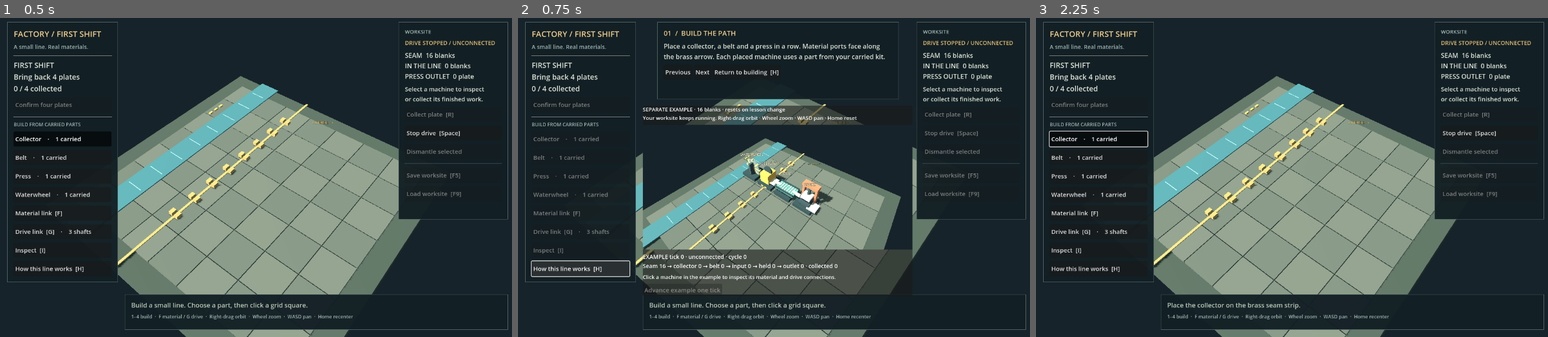
Above: before the commit, frames 1-3 (left to right).
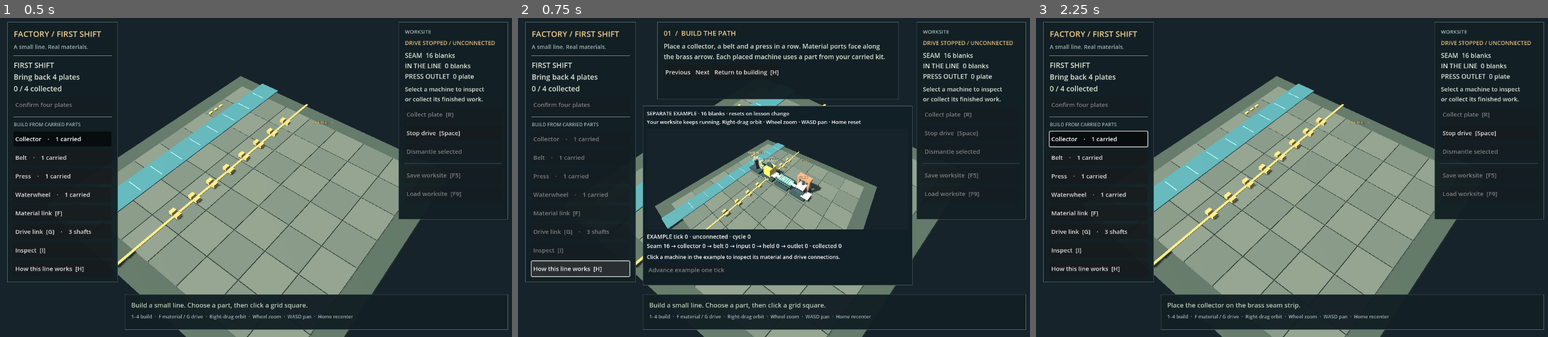
Above: after the commit, the same moments.

Repository: dan-garvey/factory_project
Game: Godot game, scene res://opening/opening.tscn
Same seed, same stepped clock (60 frames per second), same inputs: the game is played once before the commit and once after it. This scene is started directly instead of the project's main scene.
Inputs:
- Up to frame 1 (0.5 s): no input
- Up to frame 2 (0.75 s): click "How this line works [H]" at 0.5 s
- Up to frame 3 (2.25 s): click "Return to building [H]" at 1.25 s; click "Collector · 1 carried" at 2 s

Frame 1 is identical in both runs. In frame 2, 16% of the frame differs, in the area x 24-78%, y 27-87%; in frame 3, nothing differs.

Commit message:
prototype: clarify example inspection and retain live worksite time
Give the separate example an opaque panel and show actual material/drive connections plus held/output phase when inspecting a machine. Stop its viewport rendering while hidden. Strengthen the consumer to build a real player line after returning, then prove the ordinary live clock transfers player material with Help open; keep the earlier frozen empty-site isolation proof.

Initial32d6845 actual rendered checks and fresh smoke passed in31.417s with retained images/state/hash evidence. Source/staged tooling83 pass for this refinement; new actual validation and independent review precede integration.

Diff:
--- a/experiments/engine-environment/godot/opening/example_presenter.gd
+++ b/experiments/engine-environment/godot/opening/example_presenter.gd
@@ -19,6 +19,12 @@
 var transitions: Array = []
 
 func _ready() -> void:
+	var style := StyleBoxFlat.new()
+	style.bg_color = Color("111f26")
+	style.border_color = Color("536565")
+	style.set_border_width_all(1)
+	style.set_content_margin_all(10)
+	add_theme_stylebox_override("panel", style)
 	var column := VBoxContainer.new()
 	column.add_theme_constant_override("separation", 8)
 	add_child(column)
@@ -27,12 +33,12 @@
 	heading.add_theme_font_size_override("font_size", 13)
 	column.add_child(heading)
 	surface = SubViewportContainer.new()
-	surface.custom_minimum_size = Vector2(650, 310)
+	surface.custom_minimum_size = Vector2(650, 250)
 	surface.stretch = true
 	surface.mouse_filter = Control.MOUSE_FILTER_IGNORE
 	column.add_child(surface)
 	viewport = SubViewport.new()
-	viewport.size = Vector2i(650, 310)
+	viewport.size = Vector2i(650, 250)
 	viewport.own_world_3d = true
 	viewport.handle_input_locally = false
 	viewport.gui_disable_input = true
@@ -120,7 +126,15 @@
 	inspect_label.text = "Click a machine in the example to inspect its material and drive connections."
 	if state.entities.has(inspected):
 		var kind: String = state.entities[inspected].kind
-		inspect_label.text = "EXAMPLE %s · square %s" % [world.NAMES[kind], str(state.entities[inspected].cell)]
+		var material_links := 0
+		var drive_links := 0
+		for pair in state.links:
+			if inspected in pair:
+				material_links += 1
+		for pair in state.drive_links:
+			if inspected in pair:
+				drive_links += 1
+		inspect_label.text = "EXAMPLE %s · %d material / %d drive connections" % [world.NAMES[kind], material_links, drive_links]
 		if kind == "processor":
 			inspect_label.text += " · %d input / %d held / %d ready · %d ticks left" % [stock.input, stock.held, stock.output, state.remaining]
 	step_button.disabled = lesson < 1
--- a/experiments/engine-environment/godot/opening/explanation_check.gd
+++ b/experiments/engine-environment/godot/opening/explanation_check.gd
@@ -123,6 +123,11 @@
 	await _click_screen(scene.lesson_next.get_global_rect().get_center())
 	ledger([11, 1, 1, 1, 1, 1, 0], true, 0)
 	report.lessons.append(presenter.model.projection())
+	local = presenter.world.camera.unproject_position(Vector3(2 * scene.PITCH, 0.8, 0))
+	point = presenter.surface.global_position + local * presenter.surface.size / Vector2(presenter.viewport.size)
+	await _click_screen(point)
+	_check(presenter.inspected == "processor-1" and presenter.inspect_label.text.contains("1 held / 1 ready"),
+		"Actual blocked press inspection displays retained work and occupied outlet.")
 	await capture("blocked")
 	# A real tick cannot discard unfinished work while the one-slot outlet is full.
 	await _click_screen(presenter.step_button.get_global_rect().get_center())
@@ -139,23 +144,30 @@
 	await _click_screen(scene.lesson_return.get_global_rect().get_center())
 	_check(not scene.explanation_open and not presenter.visible and facts() == before,
 		"Actual Return button restores the ordinary empty worksite without side effects.")
-	# Declared deterministic observation clock above; normal live-time remains active below.
+	# Return must leave ordinary building usable. Build through actual input,
+	# then separately prove the existing live clock moves PLAYER stock in Help.
+	for entry in [[KEY_4, -1], [KEY_1, 0], [KEY_2, 1], [KEY_3, 2]]:
+		await _key(entry[0])
+		await _click_cell(entry[1])
+	await _connect(KEY_F, 0, 1)
+	await _connect(KEY_F, 1, 2)
+	for pair in [[-1, 0], [0, 1], [1, 2]]:
+		await _connect(KEY_G, pair[0], pair[1])
+	_check(scene.state.entities.size() == 4 and scene.state.parts.collector == 0 and scene.state.powered,
+		"Returning leaves actual ordinary player placement/connections usable.")
+	report.player_after_return = scene.model.projection()
+	await _key(KEY_H)
+	var revision: int = scene.model.projection().revision
 	scene.auto_advance = true
 	scene.elapsed = 0.0
-	await _key(KEY_H)
-	var revision: int = scene.model.projection().revision
 	scene._process(scene.STEP_SECONDS)
 	scene.auto_advance = false
-	_check(scene.model.projection().revision == revision + 1 and scene.state.stock.source == 16,
-		"Existing live worksite clock still advances while the explanation is open.")
+	_check(scene.model.projection().revision == revision + 1 and scene.state.stock.source == 15 and scene.state.stock.collector == 1,
+		"Existing live worksite clock still moves actual player material while Help is open.")
 	report.live_clock = true
+	report.live_clock_state = scene.model.projection()
 	await _key(KEY_ESCAPE)
 	_check(not scene.explanation_open, "Actual Escape returns from example.")
-	await _key(KEY_1)
-	await _click_cell(0)
-	_check(scene.state.entities.has("collector-1") and scene.state.parts.collector == 0,
-		"Returning leaves actual ordinary player building usable.")
-	report.player_after_return = scene.model.projection()
 	if failures.is_empty():
 		print("OPENING_EXPLANATION_STATE " + JSON.stringify(report))
 		print("OPENING_EXPLANATION_PASS: actual help/navigation/inspection/orbit/zoom/isolation/blockage/recovery/return")
--- a/experiments/engine-environment/godot/opening/opening.gd
+++ b/experiments/engine-environment/godot/opening/opening.gd
@@ -312,9 +312,13 @@
 			example_presenter.size = Vector2(670, 446)
 			lesson_panel.get_parent().add_child(example_presenter)
 		example_presenter.show()
+		example_presenter.viewport.render_target_update_mode = SubViewport.UPDATE_ALWAYS
+		example_presenter.world.set_process(true)
 		_set_lesson(0)
 	else:
 		example_presenter.hide()
+		example_presenter.viewport.render_target_update_mode = SubViewport.UPDATE_DISABLED
+		example_presenter.world.set_process(false)
 	_update_cursor()
 	_refresh_ui()
 
